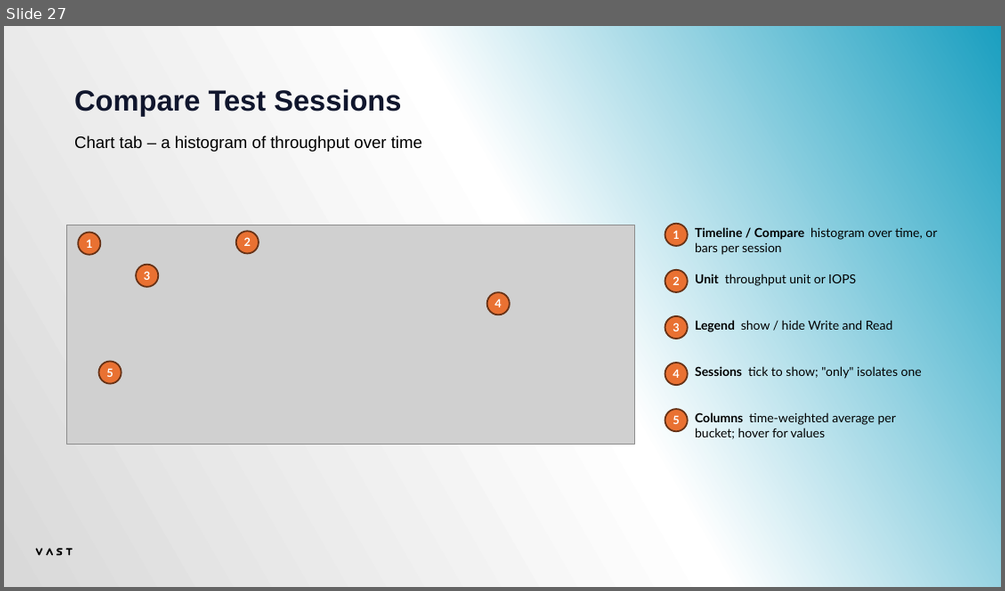
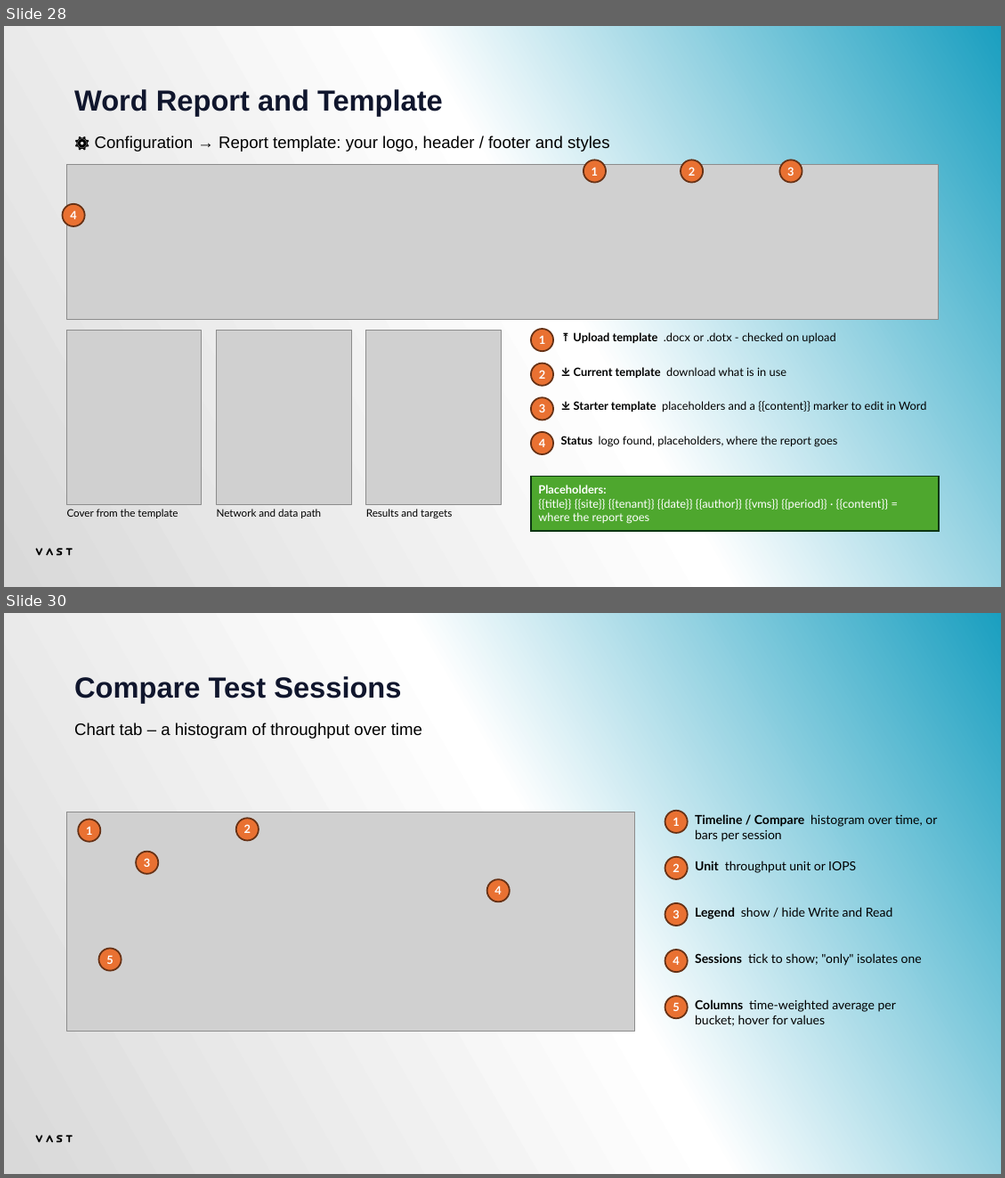
Before and after one commit to alexaung-staryskai/vast-test-automation, a slide deck: VAST Test Bench - Tester Manual.pptx. Shown one above the other, each under a label of ours: slide 27 before the commit, slides 28 and 30 after it; the slides between them are not shown. The pictures are 1005x591 and 1005x1178 pixels, drawn with LibreOffice and Linux fonts; fonts in the diff are those of the drawing; grey boxes stand for pictures. Boxes give left, top, right and bottom in pixels: in the first picture for what was removed or moved away, otherwise in the second. Text is boxed around its words. In the diff, an @@ line names an element or a change of style, - is before the commit and + after.

```diff
--- a/VAST Test Bench - Tester Manual.pptx
+++ b/VAST Test Bench - Tester Manual.pptx
@@ slide 28 added at [4, 26, 1001, 587], background gradient #1A9FC0 to #FFFFFF to #D9D9D9; not listed: 4 template elements that a slide beside it also shows @@
@@ text added at [74, 89, 443, 116], 28 pt, text gradient #10162D to #1FD9FE, bold @@
+Word Report and Template
@@ text added at [95, 135, 610, 151], 16 pt, text #000000 @@
+⚙ Configuration → Report template: your logo, header / footer and styles
@@ picture added at [67, 164, 938, 319] @@
@@ ellipse added at [583, 160, 606, 183], fill #E97132, outline #663216 1.5 pt, 11 pt, text #FFFFFF, bold @@
+1
@@ ellipse added at [680, 160, 704, 183], fill #E97132, outline #663216 1.5 pt, 11 pt, text #FFFFFF, bold @@
+2
@@ ellipse added at [779, 160, 802, 183], fill #E97132, outline #663216 1.5 pt, 11 pt, text #FFFFFF, bold @@
+3
@@ ellipse added at [63, 204, 85, 226], fill #E97132, outline #663216 1.5 pt, 11 pt, text #FFFFFF, bold @@
+4
@@ picture added at [67, 330, 202, 505] @@
@@ picture added at [217, 330, 351, 505] @@
@@ picture added at [366, 330, 501, 505] @@
@@ ellipse added at [531, 329, 554, 351], fill #E97132, outline #663216 1.5 pt, 11 pt, text #FFFFFF, bold @@
+1
@@ text added at [573, 332, 835, 343], 11 pt, text #000000 @@
+⤒ Upload template .docx or .dotx - checked on upload
@@ ellipse added at [531, 363, 554, 386], fill #E97132, outline #663216 1.5 pt, 11 pt, text #FFFFFF, bold @@
+2
@@ text added at [574, 367, 787, 378], 11 pt, text #000000 @@
+⤓ Current template download what is in use
@@ ellipse added at [531, 398, 554, 420], fill #E97132, outline #663216 1.5 pt, 11 pt, text #FFFFFF, bold @@
+3
@@ text added at [574, 401, 927, 412], 11 pt, text #000000 @@
+⤓ Starter template placeholders and a {{content}} marker to edit in Word
@@ ellipse added at [531, 432, 554, 454], fill #E97132, outline #663216 1.5 pt, 11 pt, text #FFFFFF, bold @@
+4
@@ text added at [561, 435, 837, 447], 11 pt, text #000000 @@
+Status logo found, placeholders, where the report goes
@@ rectangle added at [531, 476, 938, 531], fill #4EA72E, outline #0D3612 1.5 pt, 11 pt, text #FFFFFF @@
+Placeholders:
+{{title}} {{site}} {{tenant}} {{date}} {{author}} {{vms}} {{period}} · {{content}} = where the report goes
@@ text added at [67, 508, 178, 518], 10 pt, text #000000 @@
+Cover from the template
@@ text added at [217, 508, 321, 518], 10 pt, text #000000 @@
+Network and data path
@@ text added at [366, 508, 452, 518], 10 pt, text #000000 @@
+Results and targets
@@ what was slide 27 is now slide 30 @@
```
Also in this commit, not shown: 3 slides changed, 3 other slides added, 1 slide removed, 3 other files.
